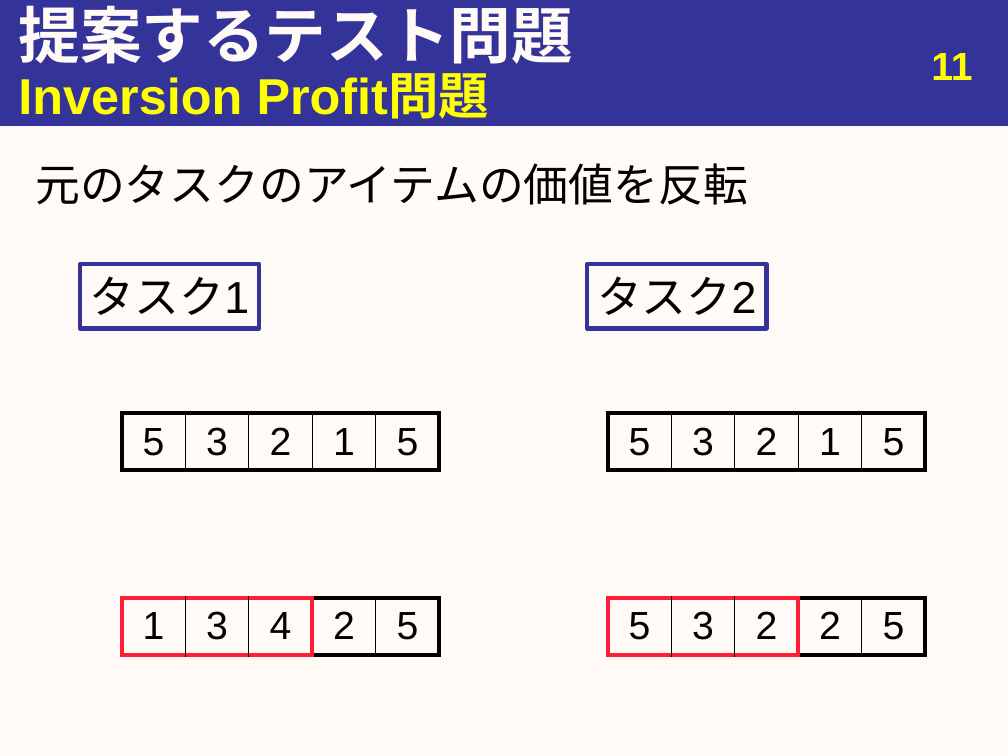
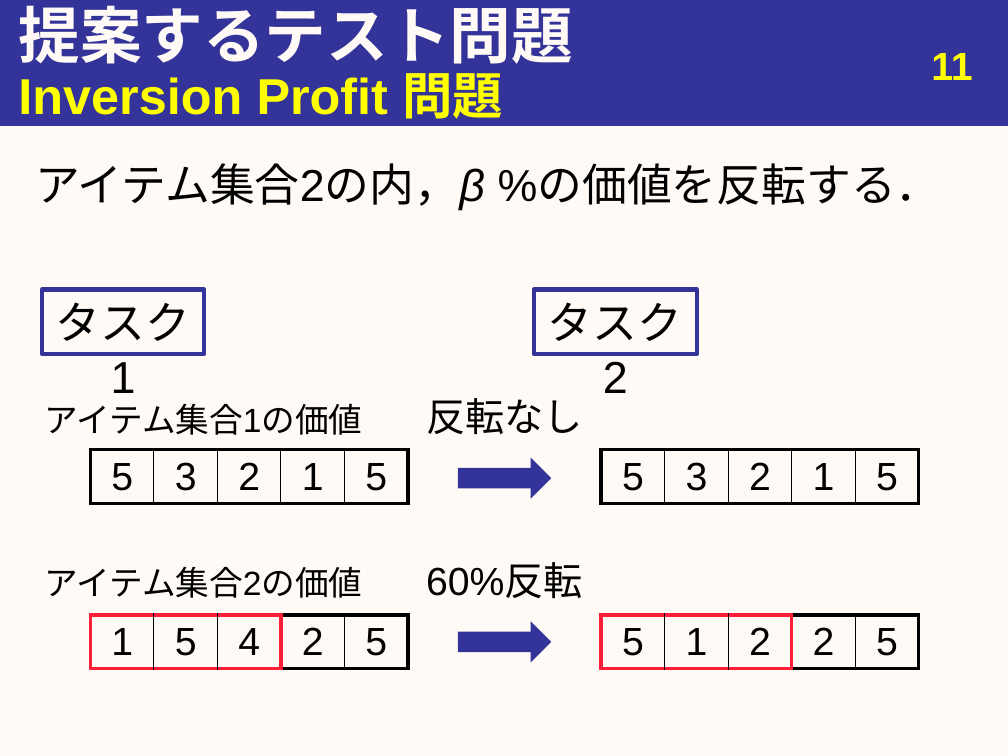
Before and after one commit to youle921/Slide-maintain, a slide deck: slide 12 of abstract/Slides/bachelor_thesis.pptx. Drawn at 1008x756 pixels with LibreOffice and Linux fonts; fonts in the diff are those of the drawing. Boxes give left, top, right and bottom in pixels: in the first picture for what was removed or moved away, otherwise in the second. Text is boxed around its words. In the diff, an @@ line names an element or a change of style, - is before the commit and + after.

Commit message:
complete create slide

```diff
--- a/abstract/Slides/bachelor_thesis.pptx
+++ b/abstract/Slides/bachelor_thesis.pptx
@@ text at box(18, 63, 503, 127): spaces changed @@
-Inversion Profit問題
+Inversion Profit 問題
@@ text at box(35, 163, 941, 211): text changed @@
-元のタスクのアイテムの価値を反転
+アイテム集合2の内，β %の価値を反転する．
@@ rectangle "タスク1": place and size @@
-rectangle "タスク1" at box(80, 264, 259, 329)
+rectangle "タスク1" at box(42, 289, 205, 354)
@@ rectangle "タスク2": place and size @@
-rectangle "タスク2" at box(587, 264, 766, 329)
+rectangle "タスク2" at box(534, 289, 698, 354)
@@ rectangle added at box(34, 394, 373, 445), fill #FFFAF5, 24 pt, text #000000 @@
+アイテム集合1の価値
@@ text added at box(426, 398, 583, 434), 28 pt, text #000000 @@
+反転なし
@@ table: place and size @@
-table at box(122, 413, 439, 471)
+table at box(91, 450, 408, 507)
@@ right arrow added at box(458, 458, 551, 499), fill #333399 @@
@@ table: place and size @@
-table at box(608, 413, 925, 471)
+table at box(601, 450, 918, 507)
@@ text added at box(45, 566, 363, 598), 24 pt, text #000000 @@
+アイテム集合2の価値
@@ text added at box(426, 564, 583, 598), 28 pt, text #000000 @@
+60%反転
@@ table at box(91, 615, 408, 672) @@
-row 1, column 2: 3
+row 1, column 2: 5
@@ table: place and size @@
-table at box(122, 598, 439, 655)
+table at box(91, 615, 408, 672)
@@ right arrow added at box(458, 621, 551, 662), fill #333399 @@
@@ table at box(601, 615, 918, 672) @@
-row 1, column 2: 3
+row 1, column 2: 1
@@ table: place and size @@
-table at box(608, 598, 925, 655)
+table at box(601, 615, 918, 672)
```
Also in this commit, not shown: 14 other slides changed, 4 slides added, 2 slides removed, 9 other files.
